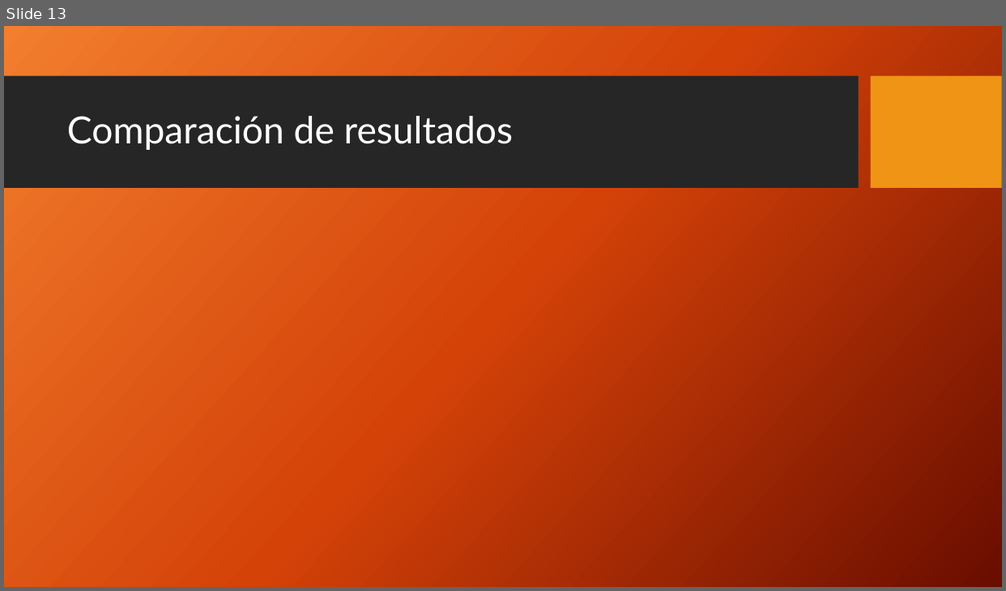
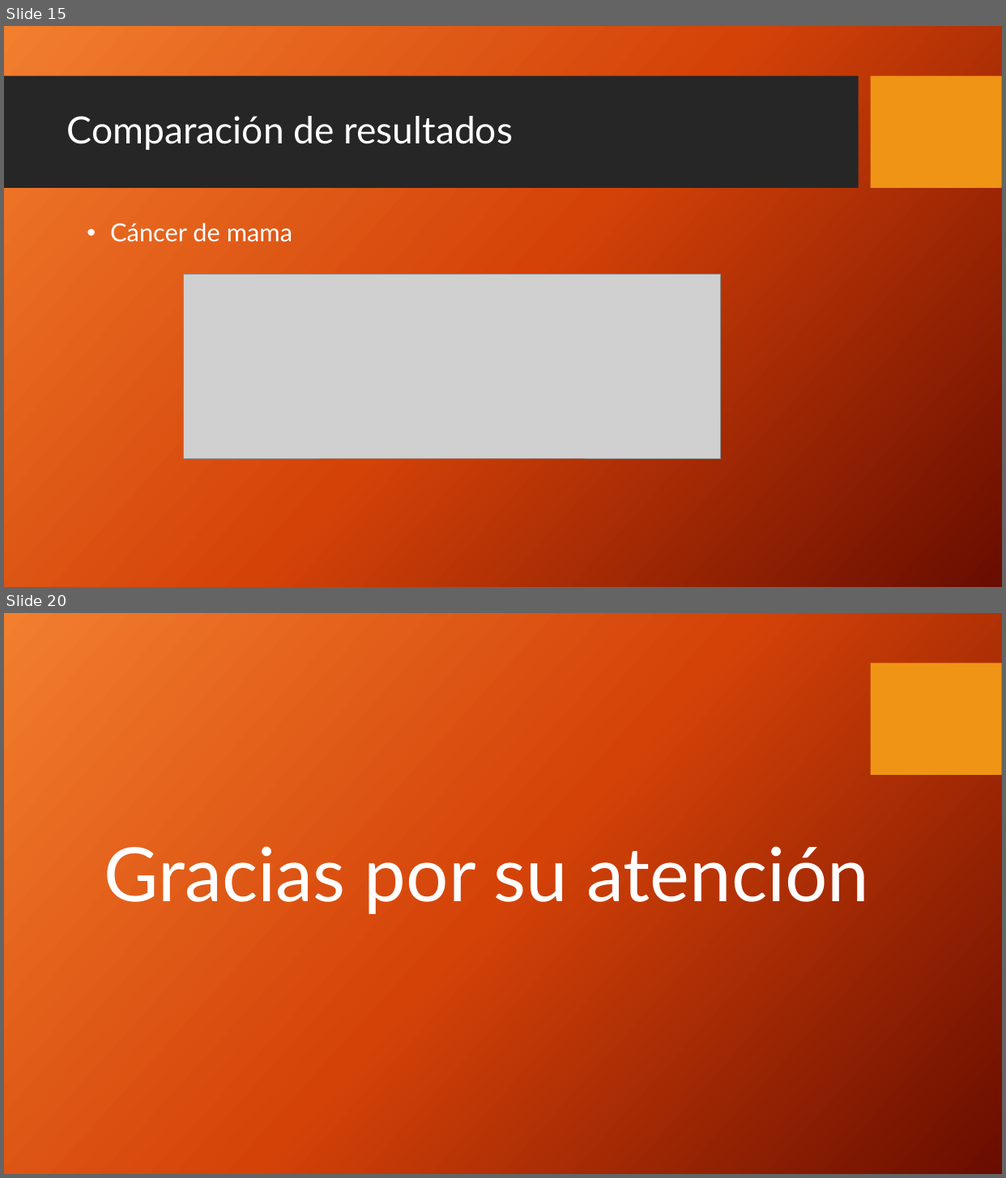
Before and after one commit to etsiiull/medicalpybrain, a slide deck: Informes/[Presentación]Detección de cáncer mediante redes neuronales artificiales.pptx. Shown one above the other, each under a label of ours: slide 13 before the commit, slides 15 and 20 after it; the slides between them are not shown. The pictures are 1006x591 and 1006x1178 pixels, drawn with LibreOffice and Linux fonts; fonts in the diff are those of the drawing; grey boxes stand for pictures; background and template pictures are left out. Boxes give left, top, right and bottom in pixels: in the first picture for what was removed or moved away, otherwise in the second. Text is boxed around its words. In the diff, an @@ line names an element or a change of style, - is before the commit and + after.

```diff
--- a/Informes/[Presentación]Detección de cáncer mediante redes neuronales artificiales.pptx
+++ b/Informes/[Presentación]Detección de cáncer mediante redes neuronales artificiales.pptx
@@ slide 20 added at bbox=[4, 613, 1002, 1174], background picture (left out); not listed: 1 template element that a slide beside it also shows @@
@@ text added at bbox=[104, 846, 870, 914], 72 pt, text #FFFFFF @@
+Gracias por su atención
@@ what was slide 13 is now slide 15 @@
@@ slide 15 changed as well @@
@@ text added at bbox=[110, 223, 292, 242], 24 pt, text #FFFFFF @@
+• Cáncer de mama
@@ picture added at bbox=[184, 275, 720, 459] @@
```
Also in this commit, not shown: 11 other slides changed, 6 other slides added, 1 slide removed.
